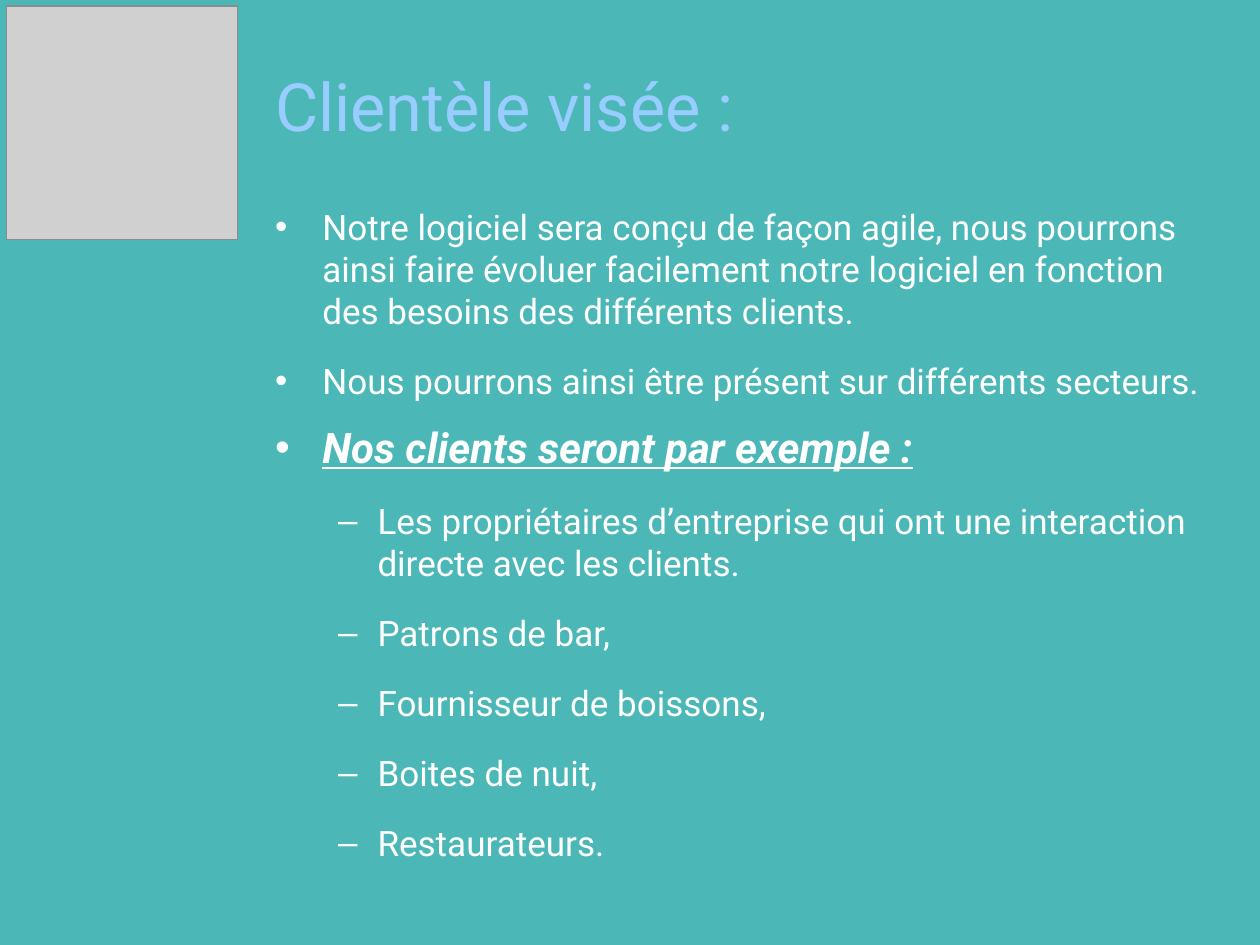
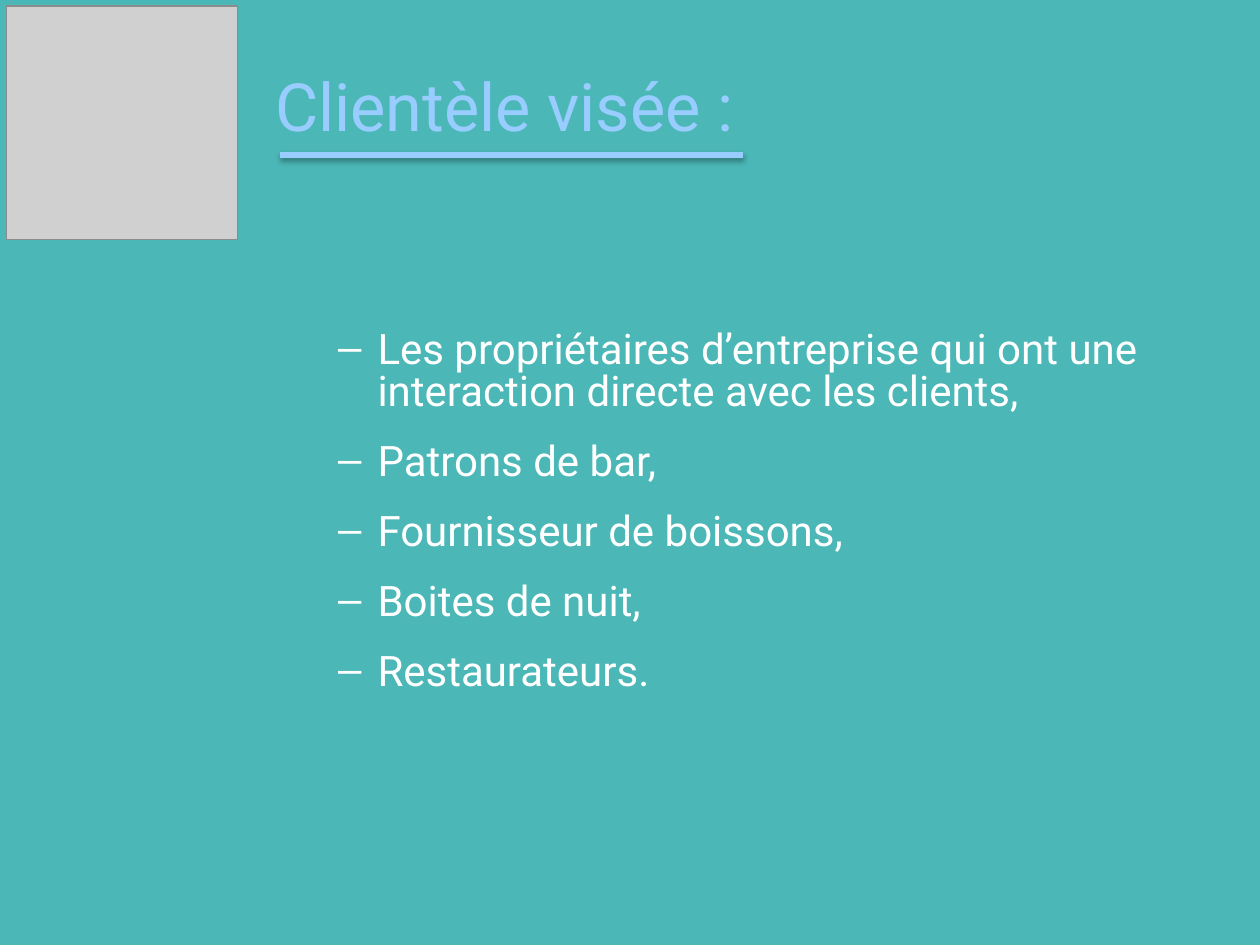
Before and after one commit to jminouflet/NightLife, a slide deck: slide 5 of PPT/Night Soft.pptx. Drawn at 1260x945 pixels with LibreOffice and Linux fonts; fonts in the diff are those of the drawing; grey boxes stand for pictures; background and template pictures are left out. Boxes give left, top, right and bottom in pixels: in the first picture for what was removed or moved away, otherwise in the second. Text is boxed around its words. In the diff, an @@ line names an element or a change of style, - is before the commit and + after.

Commit message:
Update PPT

```diff
--- a/PPT/Night Soft.pptx
+++ b/PPT/Night Soft.pptx
@@ line added from (282, 155) to (741, 155), #99CCFF 3 pt @@
@@ text "Les propriétaires d’entreprise qui ont ...": place and size @@
-text "Les propriétaires d’entreprise qui ont ..." at box(322, 213, 1198, 857)
+text "Les propriétaires d’entreprise qui ont ..." at box(378, 332, 1138, 687)
@@ text at box(378, 332, 1138, 412): text changed; size 20 to 24 pt @@
-• Notre logiciel sera conçu de façon agile, nous pourrons ainsi faire évoluer facilement notre logiciel en fonction des besoins des différents clients.
-• Nous pourrons ainsi être présent sur différents secteurs.
-• Nos clients seront par exemple :
-  – Les propriétaires d’entreprise qui ont une interaction directe avec les clients.
+  – Les propriétaires d’entreprise qui ont une interaction directe avec les clients,
@@ text at box(378, 444, 843, 687): size 20 to 24 pt in "Patrons de bar,", "Fournisseur de boissons,", "Boites de nuit,", "Restaurateurs." @@
```
Also in this commit, not shown: 6 other slides changed.
